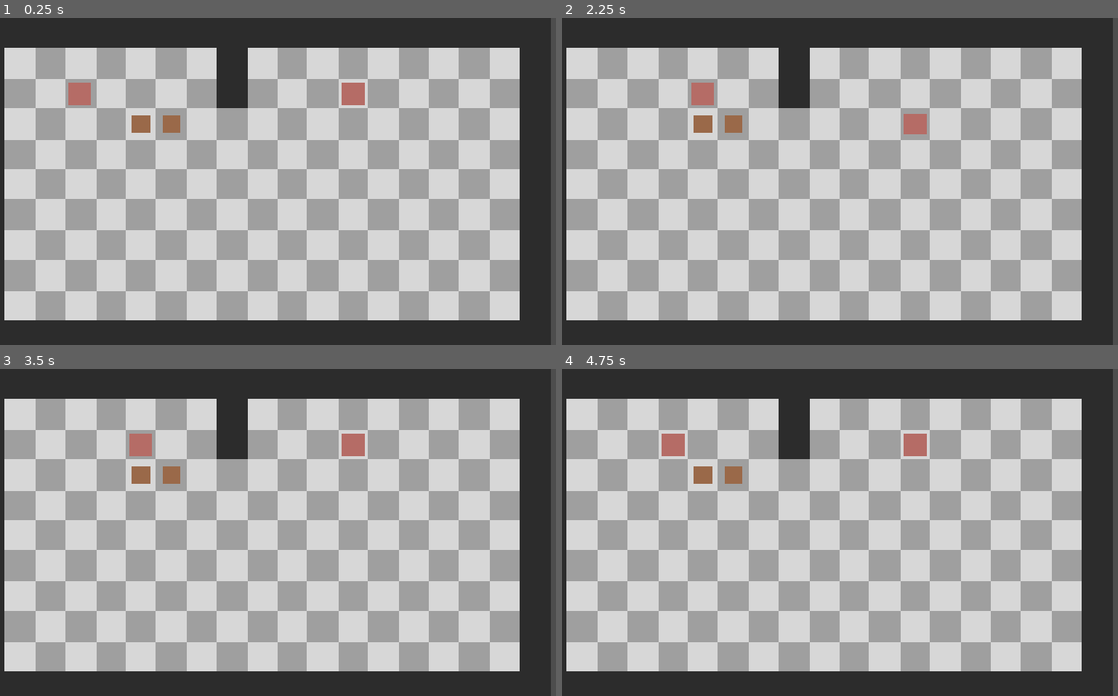
Above: before the commit, frames 1-4 (two rows, left to right).
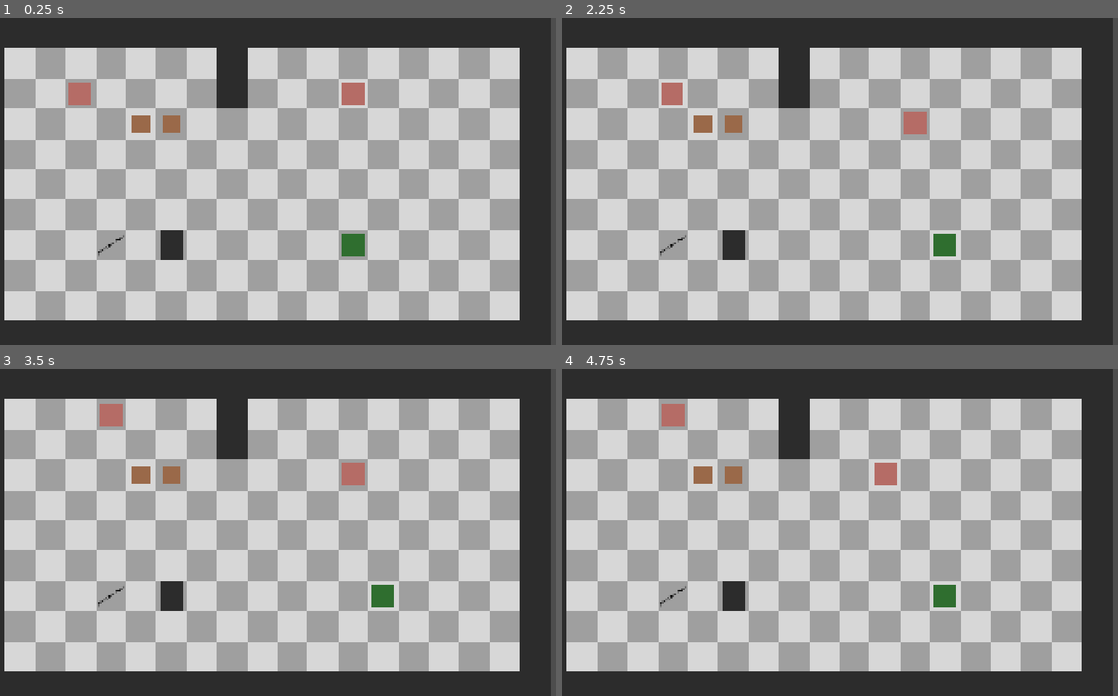
Above: after the commit, the same moments.

Repository: somestufz/GDS-Game-Jam-Repo
Game: Godot game, scene res://scenes/main/main.tscn
Same seed, same stepped clock (60 frames per second), same inputs: the game is played once before the commit and once after it.
Inputs:
- Up to frame 1 (0.25 s): no input
- Up to frame 2 (2.25 s): tap Enter at 0.5, 2 s; hold D (move_right) 0.53-1.28 s; tap Shift (shift) at 0.6, 1.35, 2.1 s; tap Space at 1.25 s; hold S (move_down) 1.28-2.03 s; hold D (move_right) from 2.03 s (still down)
- Up to frame 3 (3.5 s): tap Space at 2.75 s; release D (move_right) at 2.78 s; hold W (move_up) from 2.78 s (still down); tap Shift (shift) at 2.85 s
- Up to frame 4 (4.75 s): tap Enter at 3.5 s; release W (move_up) at 3.53 s; hold A (move_left) from 3.53 s (still down); tap Shift (shift) at 3.6, 4.35 s; tap Space at 4.25 s

The runs differ from the first frame. In frame 1, 0.7% of the frame differs, in the area x 17-66%, y 64-74%; in frame 2, 1.3%; in frame 3, 1.8%, in the area x 17-71%, y 10-74%; in frame 4, 1.8%.

Commit message:
Added a pulling snake

Diff:
--- a/Prototype/Sokoban/sokoban-prototype/project.godot
+++ b/Prototype/Sokoban/sokoban-prototype/project.godot
@@ -25,6 +25,10 @@
 window/size/viewport_height=1080
 window/stretch/mode="canvas_items"
 window/stretch/aspect="expand"
+
+[global_group]
+
+Walls=""
 
 [input]
 
--- a/Prototype/Sokoban/sokoban-prototype/scenes/entity/entity.gd
+++ b/Prototype/Sokoban/sokoban-prototype/scenes/entity/entity.gd
@@ -55,6 +55,10 @@
 
 	return true
 
+func pull_direction(dir : Vector2) -> void:
+	print("being pulled")
+	move(dir)
+
 func move(dir):
 	var vector_change = dir * tile_size
 	#position += vector_change
--- /dev/null
+++ b/Prototype/Sokoban/sokoban-prototype/scenes/entity/snake.gd
@@ -0,0 +1,27 @@
+class_name Snake
+extends Player
+
+
+func player_action(collider, dir, vector_change) -> void:
+	#if collider != null:
+		#if collider.is_in_group("Walls"):
+			#pass
+		#elif(collider is Item or collider is Player):
+			#var can_push = collider.push_direction(inputs[dir])
+			#if can_push:
+				#move_anim(vector_change)
+			#else:
+				#pass
+	#else:
+		#move_anim(vector_change)
+
+	if collider == null:
+		move_anim(vector_change)
+
+		ray.target_position = vector_change * -1
+		ray.force_raycast_update()
+		var collider_back = ray.get_collider()
+
+		if collider_back is Item or collider_back is Player:
+			collider_back.pull_direction(inputs[dir])
+			print("pulling")
--- a/Prototype/Sokoban/sokoban-prototype/scenes/entity/snake.tscn
+++ b/Prototype/Sokoban/sokoban-prototype/scenes/entity/snake.tscn
@@ -1,13 +1,13 @@
 [gd_scene format=3 uid="uid://byhvj73qsecs3"]
 
 [ext_resource type="PackedScene" uid="uid://byy03f6xo6g2r" path="res://scenes/entity/player.tscn" id="1_t6r7j"]
-
-[sub_resource type="CompressedTexture2D" id="CompressedTexture2D_umcnb"]
-load_path = "res://.godot/imported/greySquare.png-e60dd7d7ea8317060161f573c2bebdf9.ctex"
+[ext_resource type="Script" uid="uid://bcrb0rgayg8j0" path="res://scenes/entity/snake.gd" id="2_em60n"]
+[ext_resource type="Texture2D" uid="uid://bxxu7ttqgl18g" path="res://assets/bin/greySquare.png" id="2_umcnb"]
 
 [node name="Snake" unique_id=540745152 instance=ExtResource("1_t6r7j")]
+script = ExtResource("2_em60n")
 
-[node name="Sprite2D" parent="." index="2" unique_id=1879327918]
-modulate = Color(0.2627451, 0.5686275, 0.047058824, 1)
-scale = Vector2(0.12, 0.12)
-texture = SubResource("CompressedTexture2D_umcnb")
+[node name="Sprite2D" parent="SpriteHolder" parent_id_path=PackedInt32Array(2057166936) index="0" unique_id=983468098]
+modulate = Color(0.21526021, 0.49827385, 0.21351466, 1)
+scale = Vector2(0.15, 0.15)
+texture = ExtResource("2_umcnb")
--- /dev/null
+++ b/Prototype/Sokoban/sokoban-prototype/scenes/interactables/interactables.gd
@@ -0,0 +1,32 @@
+class_name Interactable
+extends Area2D
+
+var tile_size = 100
+
+func _ready() -> void:
+	body_entered.connect(body_entered_interact)
+	body_exited. connect(body_exit_interact)
+
+func body_entered_interact(body : Node2D) -> void:
+	if body is Player:
+		player_entered(body)
+	elif body is Item:
+		item_entered(body)
+
+func body_exit_interact(body : Node2D) -> void:
+	if body is Player:
+		player_exit(body)
+	elif body is Item:
+		item_exit(body)
+
+func player_entered(body : Node2D) -> void:
+	pass
+
+func item_entered(body : Node2D) -> void:
+	pass
+
+func player_exit(body : Node2D) -> void:
+	pass
+
+func item_exit(body : Node2D) -> void:
+	pass
--- /dev/null
+++ b/Prototype/Sokoban/sokoban-prototype/scenes/interactables/interactables.tscn
@@ -0,0 +1,12 @@
+[gd_scene format=3 uid="uid://dyt4xo1kinyxp"]
+
+[ext_resource type="Script" uid="uid://bdtcgoc85go2c" path="res://scenes/interactables/interactables.gd" id="1_5ib7w"]
+
+[node name="Interactables" type="Area2D" unique_id=1655735542]
+script = ExtResource("1_5ib7w")
+
+[node name="CollisionShape2D" type="CollisionShape2D" parent="." unique_id=1472754472]
+
+[node name="SpriteHolder" type="Node2D" parent="." unique_id=366589474]
+
+[node name="Sprite2D" type="Sprite2D" parent="SpriteHolder" unique_id=1448782445]
--- /dev/null
+++ b/Prototype/Sokoban/sokoban-prototype/scenes/interactables/plate_door.gd
@@ -0,0 +1,36 @@
+class_name PlateDoor
+extends Interactable
+
+@export var door_offset : Vector2 = Vector2.ZERO
+@export var door_rotation : int = 0
+@onready var door_joint: Node2D = $DoorJoint
+@onready var door: StaticBody2D = $DoorJoint/Door
+
+var pressed := false
+var pressed_counter = 0
+
+func _ready() -> void:
+	super()
+	door_joint.position = door_offset * tile_size
+	door.rotation_degrees = door_rotation
+
+func _process(delta: float) -> void:
+	door.position = lerp(door.position,Vector2(0,1 * clamp(pressed_counter,0,1) * tile_size),delta * 8.0)
+
+
+func player_entered(body : Node2D) -> void:
+	pressed = true
+	pressed_counter += 1
+	print(pressed)
+
+func item_entered(body : Node2D) -> void:
+	pressed = true
+	pressed_counter += 1
+
+func player_exit(body : Node2D) -> void:
+	pressed = false
+	pressed_counter -= 1
+
+func item_exit(body : Node2D) -> void:
+	pressed = false
+	pressed_counter -= 1
--- /dev/null
+++ b/Prototype/Sokoban/sokoban-prototype/scenes/interactables/plate_door.tscn
@@ -0,0 +1,35 @@
+[gd_scene format=3 uid="uid://tai68c66gfal"]
+
+[ext_resource type="PackedScene" uid="uid://dyt4xo1kinyxp" path="res://scenes/interactables/interactables.tscn" id="1_vhpfh"]
+[ext_resource type="Texture2D" uid="uid://cfsovkrj48qwm" path="res://assets/bin/pressurePlatePixelText.png" id="2_ssuha"]
+[ext_resource type="Script" uid="uid://b0u1jls38r781" path="res://scenes/interactables/plate_door.gd" id="2_ufra8"]
+[ext_resource type="Texture2D" uid="uid://cslbpytwptx4i" path="res://assets/bin/greyerSquare.png" id="3_efuvt"]
+
+[sub_resource type="RectangleShape2D" id="RectangleShape2D_ow5a4"]
+size = Vector2(90, 90)
+
+[sub_resource type="RectangleShape2D" id="RectangleShape2D_xrfel"]
+size = Vector2(75, 100)
+
+[node name="PlateDoor" unique_id=1655735542 instance=ExtResource("1_vhpfh")]
+script = ExtResource("2_ufra8")
+door_offset = Vector2(0, 0)
+door_rotation = 0
+
+[node name="CollisionShape2D" parent="." index="0" unique_id=1472754472]
+shape = SubResource("RectangleShape2D_ow5a4")
+
+[node name="Sprite2D" parent="SpriteHolder" parent_id_path=PackedInt32Array(366589474) index="0" unique_id=1448782445]
+texture = ExtResource("2_ssuha")
+
+[node name="DoorJoint" type="Node2D" parent="." index="2" unique_id=902980476]
+
+[node name="Door" type="StaticBody2D" parent="DoorJoint" index="0" unique_id=1409027656 groups=["Walls"]]
+
+[node name="CollisionShape2D" type="CollisionShape2D" parent="DoorJoint/Door" index="0" unique_id=1953588676]
+shape = SubResource("RectangleShape2D_xrfel")
+
+[node name="Sprite2D" type="Sprite2D" parent="DoorJoint/Door" index="1" unique_id=1629538522]
+modulate = Color(0.27935672, 0.27935672, 0.27935672, 1)
+scale = Vector2(0.15, 0.2)
+texture = ExtResource("3_efuvt")
--- a/Prototype/Sokoban/sokoban-prototype/scenes/main/main.tscn
+++ b/Prototype/Sokoban/sokoban-prototype/scenes/main/main.tscn
@@ -5,6 +5,8 @@
 [ext_resource type="Script" uid="uid://d15cyonc5s284" path="res://scenes/entity/Wall.gd" id="3_6q06x"]
 [ext_resource type="PackedScene" uid="uid://bbq0ei27skcst" path="res://scenes/entity/horse.tscn" id="3_k2fmo"]
 [ext_resource type="PackedScene" uid="uid://clpdks2dsn0h8" path="res://scenes/entity/box.tscn" id="3_l3cfh"]
+[ext_resource type="PackedScene" uid="uid://byhvj73qsecs3" path="res://scenes/entity/snake.tscn" id="5_hujxm"]
+[ext_resource type="PackedScene" uid="uid://tai68c66gfal" path="res://scenes/interactables/plate_door.tscn" id="6_ow5a4"]
 
 [sub_resource type="TileSetAtlasSource" id="TileSetAtlasSource_k2fmo"]
 texture = ExtResource("1_hyk8p")
@@ -54,6 +56,9 @@
 [node name="Horse2" parent="Entities/Players" unique_id=540745152 instance=ExtResource("3_k2fmo")]
 position = Vector2(1250, 250)
 
+[node name="Snake" parent="Entities/Players" unique_id=1117243233 instance=ExtResource("5_hujxm")]
+position = Vector2(1250, 750)
+
 [node name="Items" type="Node2D" parent="Entities" unique_id=115791320]
 
 [node name="Box" parent="Entities/Items" unique_id=81959154 instance=ExtResource("3_l3cfh")]
@@ -61,3 +66,9 @@
 
 [node name="Box2" parent="Entities/Items" unique_id=535871200 instance=ExtResource("3_l3cfh")]
 position = Vector2(650, 350)
+
+[node name="Interactables" type="Node2D" parent="Entities" unique_id=1227834798]
+
+[node name="PlateDoor" parent="Entities/Interactables" unique_id=1655735542 instance=ExtResource("6_ow5a4")]
+position = Vector2(450, 750)
+door_offset = Vector2(2, 0)
Binary file added: Prototype/Sokoban/sokoban-prototype/assets/bin/pressurePlatePixelText.png
Not shown, added: Prototype/Sokoban/sokoban-prototype/assets/bin/pressurePlatePixelText.png.import
Binary file added: Prototype/Sokoban/sokoban-prototype/assets/bin/snake (pull).png
Not shown, added: Prototype/Sokoban/sokoban-prototype/scenes/entity/snake.gd.uid
Not shown, added: Prototype/Sokoban/sokoban-prototype/scenes/interactables/interactables.gd.uid
Not shown, added: Prototype/Sokoban/sokoban-prototype/scenes/interactables/plate_door.gd.uid
Not shown, added: Prototype/Sokoban/sokoban-prototype/assets/bin/pressurePlate.af
Not shown, added: Prototype/Sokoban/sokoban-prototype/assets/bin/pressurePlate.af~lock~
Not shown, added: Prototype/Sokoban/sokoban-prototype/scenes/interactables/plate_door.tscn670689913.tmp
